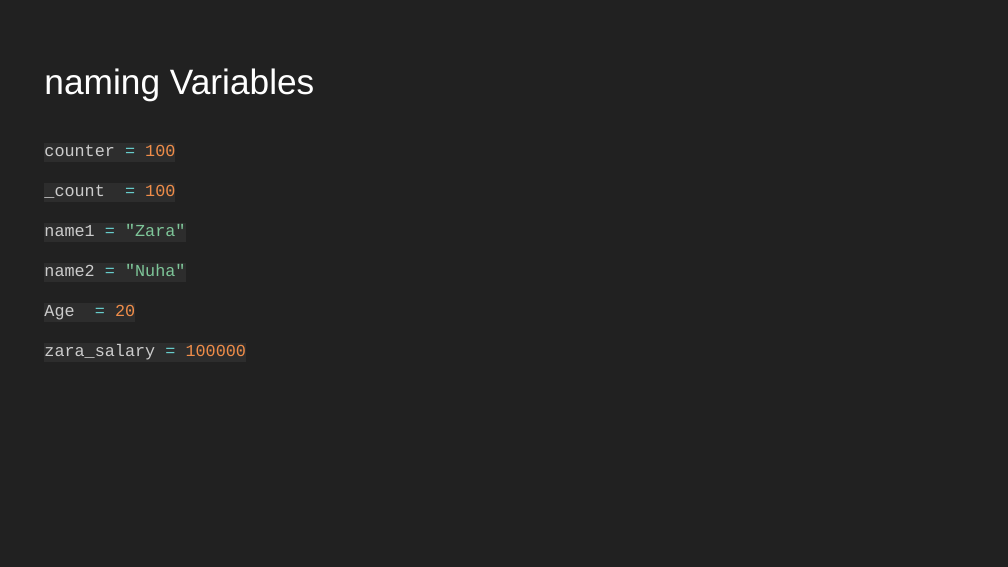
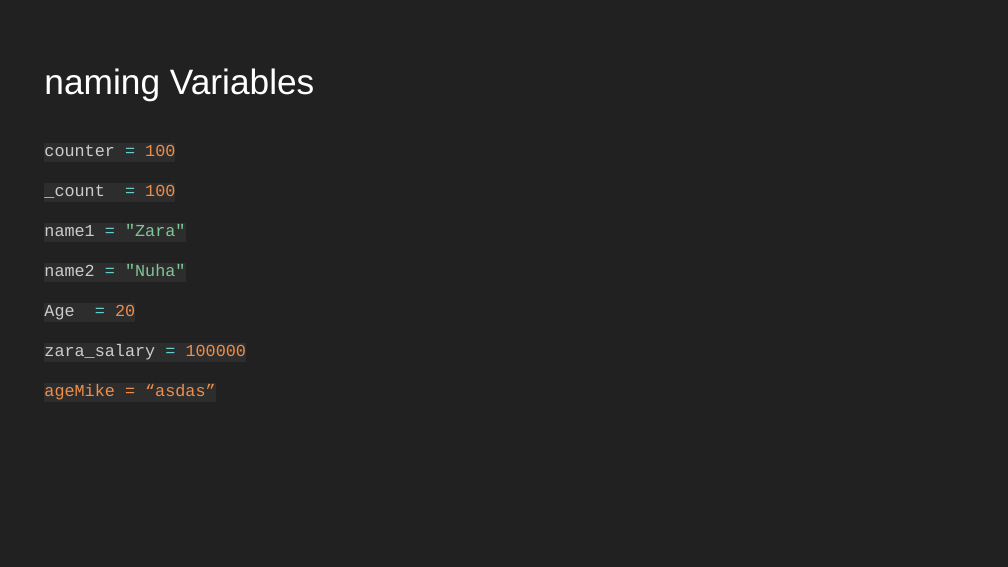
Before and after one commit to nsolaf1/Methods_and_Tools, a slide deck: slide 21 of Slides/Lesson 2 Python - Syntax.pptx. Drawn at 1008x567 pixels with LibreOffice and Linux fonts; fonts in the diff are those of the drawing. Boxes give left, top, right and bottom in pixels: in the first picture for what was removed or moved away, otherwise in the second. Text is boxed around its words. In the diff, an @@ line names an element or a change of style, - is before the commit and + after.

```diff
--- a/Slides/Lesson 2 Python - Syntax.pptx
+++ b/Slides/Lesson 2 Python - Syntax.pptx
@@ text at (44, 384, 216, 400): paragraph added @@
+ageMike = “asdas”
```
Also in this commit, not shown: 3 other slides changed, 1 other file.
